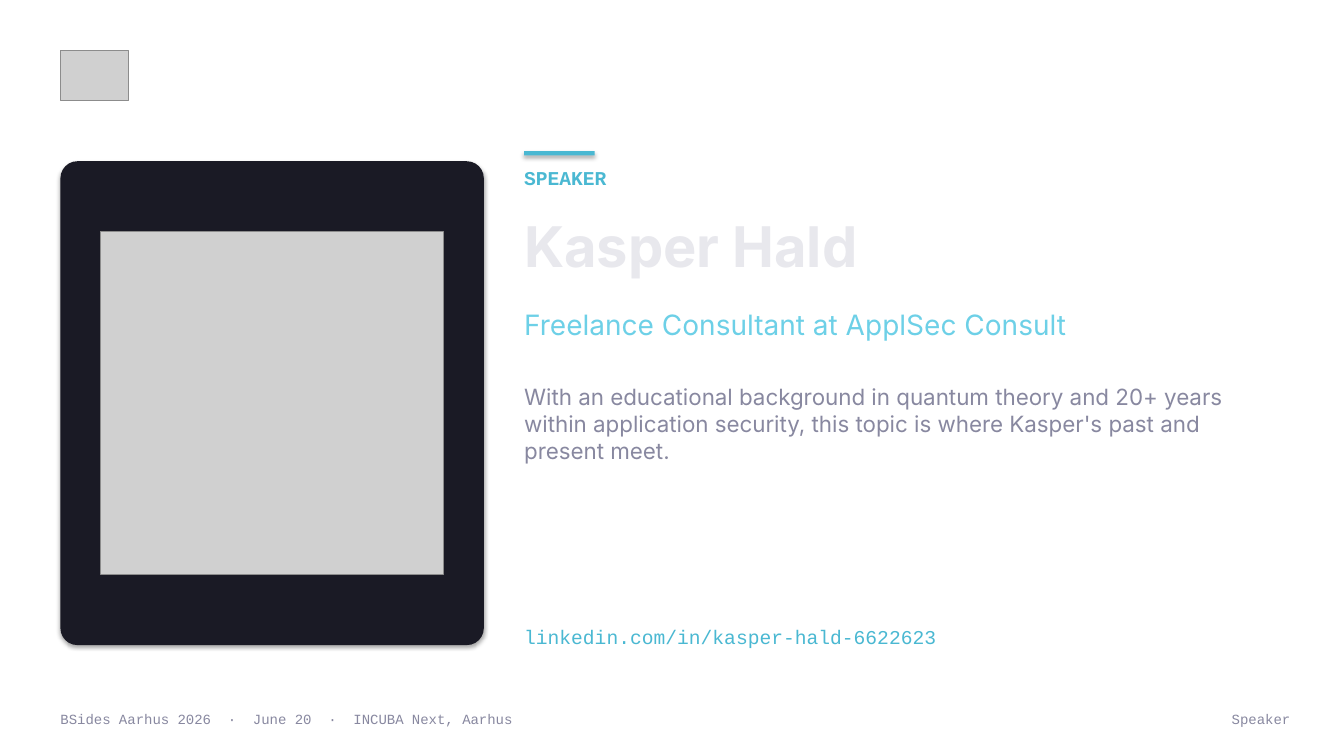
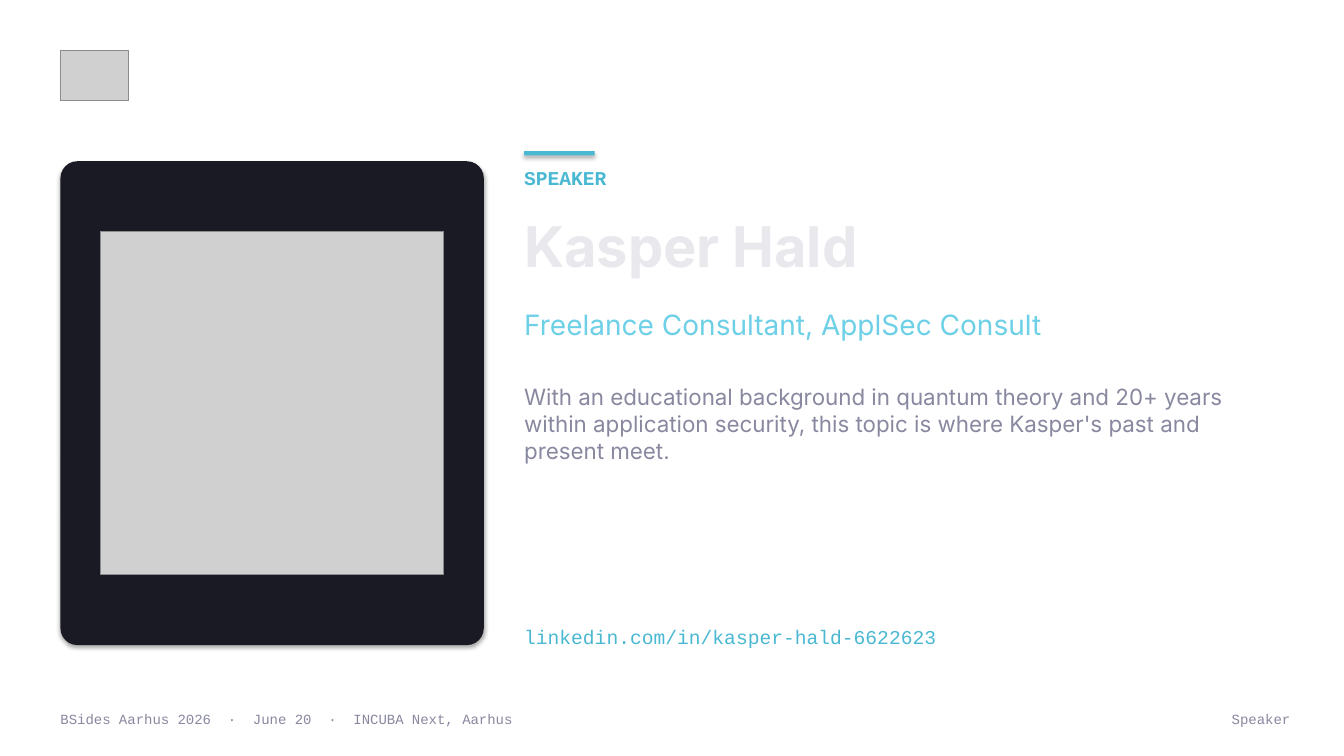
Before and after one commit to BSides-Aarhus/Website-2026, a slide deck: slide 15 of Plans/template-output/bsides-aarhus-2026-template.pptx. Drawn at 1344x756 pixels with LibreOffice and Linux fonts; fonts in the diff are those of the drawing; grey boxes stand for pictures; background and template pictures are left out. Boxes give left, top, right and bottom in pixels: in the first picture for what was removed or moved away, otherwise in the second. Text is boxed around its words. In the diff, an @@ line names an element or a change of style, - is before the commit and + after.

```diff
--- a/Plans/template-output/bsides-aarhus-2026-template.pptx
+++ b/Plans/template-output/bsides-aarhus-2026-template.pptx
@@ text at (x1=524, y1=314, x2=1042, y2=341): text changed @@
-Freelance Consultant at ApplSec Consult
+Freelance Consultant, ApplSec Consult
```
Also in this commit, not shown: 8 other slides changed, 12 other files.
